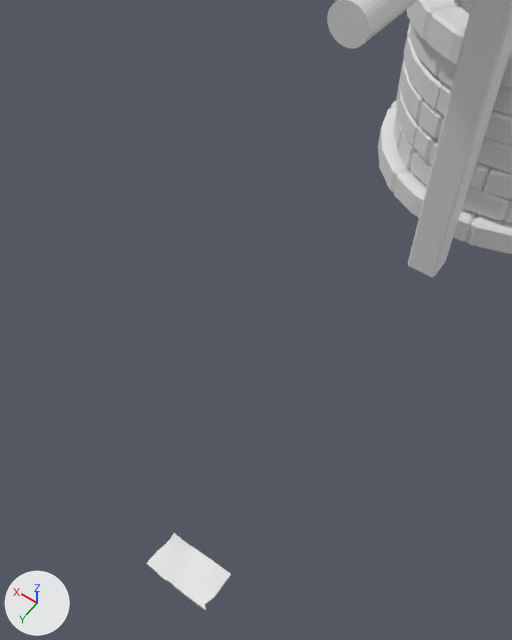
An edit to the Blender file well/untitled.blend, drawn before and after from the same camera.
Both versions are drawn from a 50 mm lens placed at (-9.62, 45.76, 33.97), pointed at (2.47, 28.84, 7.37). Every picture has the same lights, and +X, +Y and +Z are marked at lower left.
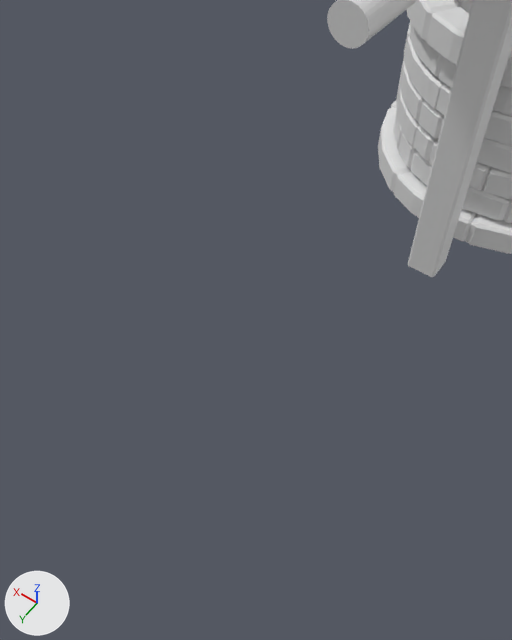
Location of each change, [x1, y1, x2, y2] in pixels of the pictures (512 x 640 px):
'Cube.019', deleted: before [146, 533, 231, 611]

What changed in the scene script:
```text
Remove ob_cube_019:
    ob_cube_019 = bpy.data.objects.new('Cube.019', me_cube_054)
    ob_cube_019.location = (-0.35, 38.28, -0.01)
    ob_cube_019.scale = (1.8, 1.0, 0.0843)
```
